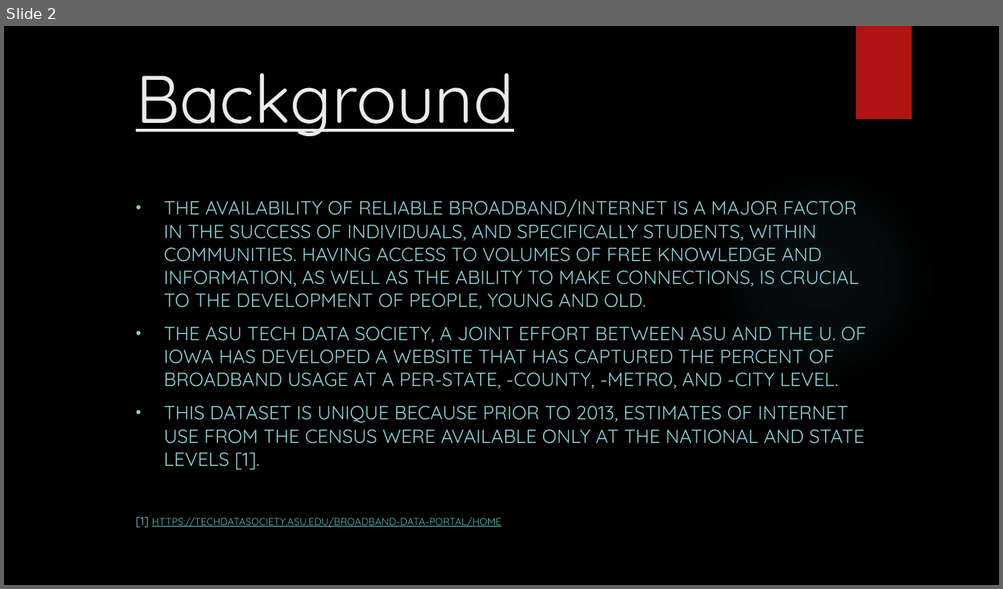
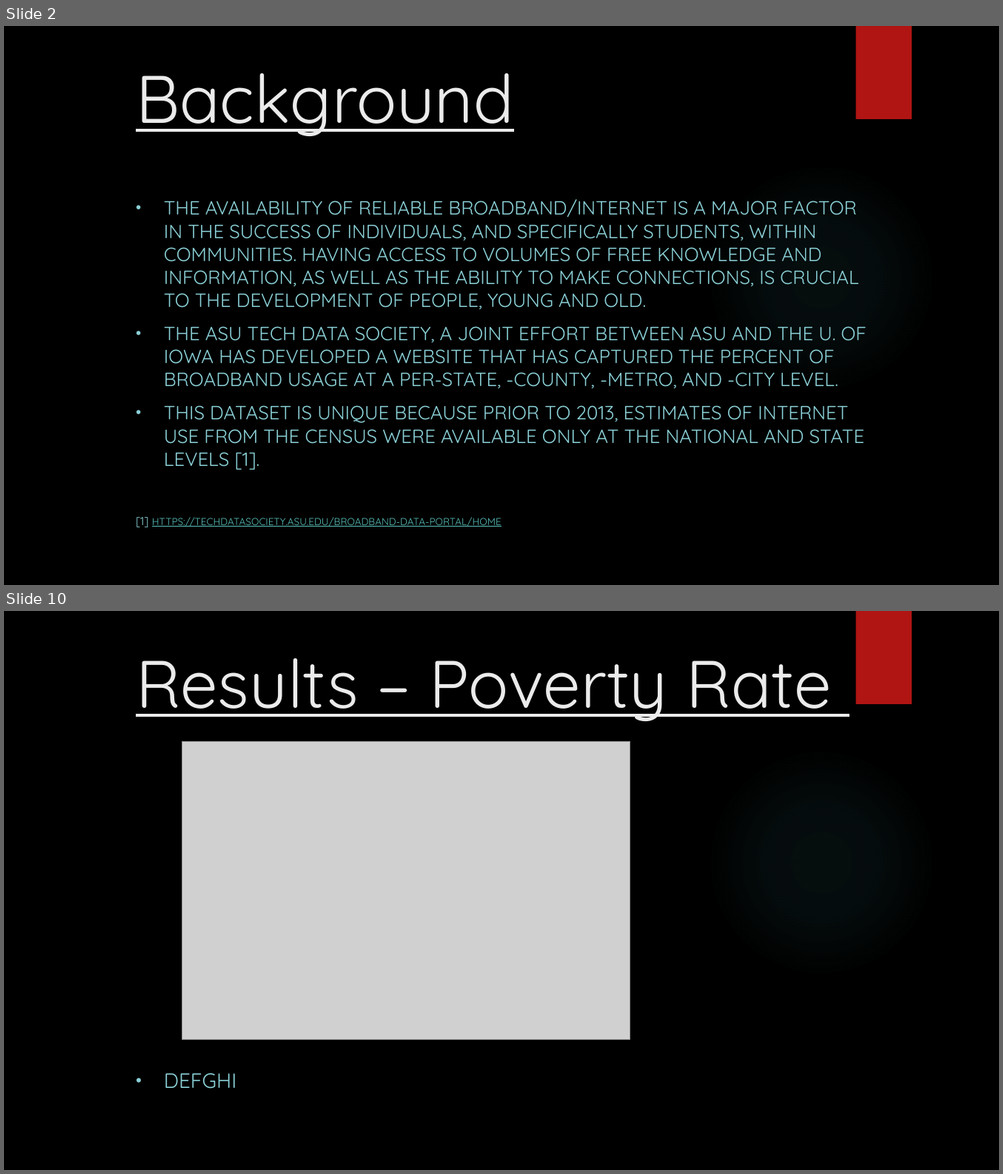
Before and after one commit to Falcon-d/Project-1-Broadband-Access, a slide deck: Project 1 Deck.pptx. Shown one above the other, each under a label of ours: slide 2 before the commit, slides 2 and 10 after it; the slides between them are not shown. The pictures are 1003x589 and 1003x1174 pixels, drawn with LibreOffice and Linux fonts; fonts in the diff are those of the drawing; grey boxes stand for pictures; background and template pictures are left out. Boxes give left, top, right and bottom in pixels: in the first picture for what was removed or moved away, otherwise in the second. Text is boxed around its words. In the diff, an @@ line names an element or a change of style, - is before the commit and + after.

```diff
--- a/Project 1 Deck.pptx
+++ b/Project 1 Deck.pptx
@@ slide 10 added at [4, 611, 999, 1170], background picture (left out); not listed: 2 template elements that a slide beside it also shows @@
@@ title added at [136, 658, 831, 721], 64.8 pt, text #EBEBEB, underline @@
+Results – Poverty Rate
@@ picture added at [182, 741, 630, 1040] @@
@@ subtitle added at [164, 1073, 236, 1089], 20 pt, text #8AD0D6 @@
+• DEFGHI
```
Also in this commit, not shown: 5 slides changed, 8 other slides added.
